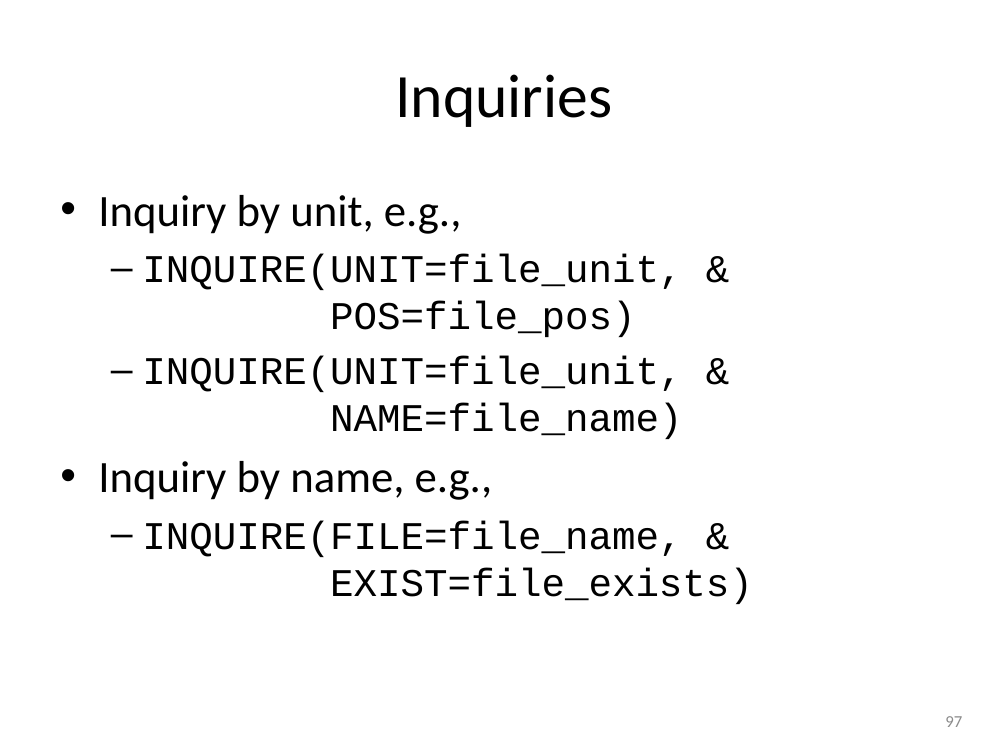
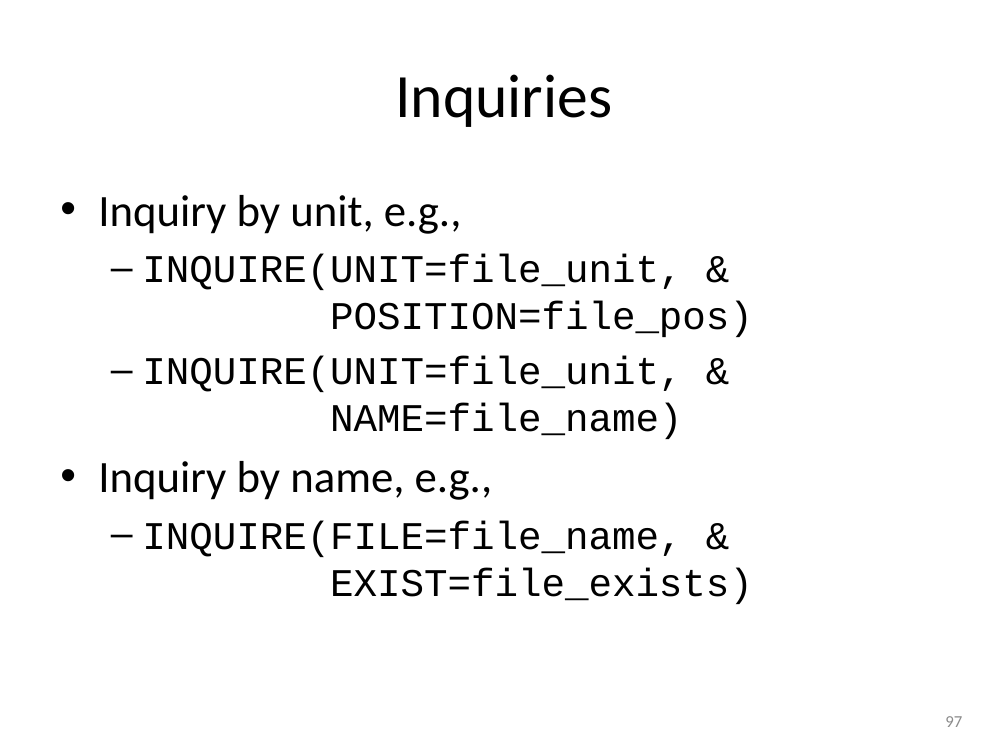
Before and after one commit to gjbex/Fortran-for-programmers, a slide deck: slide 97 of fortran_for_programmers.pptx. Drawn at 1008x756 pixels with LibreOffice and Linux fonts; fonts in the diff are those of the drawing. Boxes give left, top, right and bottom in pixels: in the first picture for what was removed or moved away, otherwise in the second. Text is boxed around its words. In the diff, an @@ line names an element or a change of style, - is before the commit and + after.

```diff
--- a/fortran_for_programmers.pptx
+++ b/fortran_for_programmers.pptx
@@ text at (142,254,753,337): text changed @@
-  – INQUIRE(UNIT=file_unit, &
-    POS=file_pos)
+  – INQUIRE(UNIT=file_unit, &
+    POSITION=file_pos)
```
Also in this commit, not shown: 3 other slides changed.
